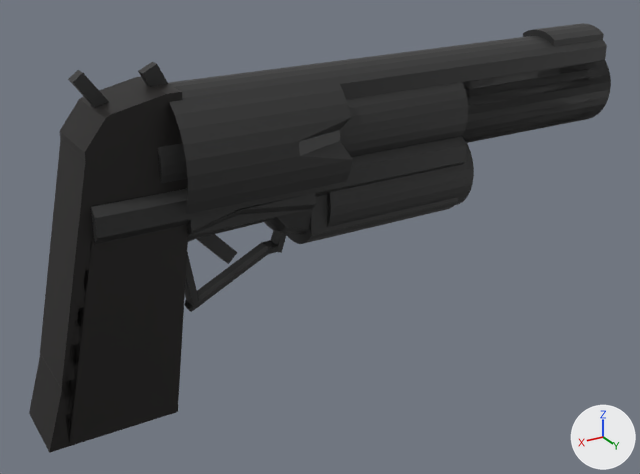
The Blender file project/Test/Assets/GUN/gun.blend, before and after one commit.
Rendered twice from a camera (50 mm lens) standing at (26.1, 31.6, 11.2) and looking at (7.4, 0.4, -4.4). Arrows for +X, +Y and +Z are at lower right; the lights stay in place.

Script lines for the objects in view, before the commit:
```python
me_cube = bpy.data.meshes.new('Cube')
me_cube.from_pydata(...)  # a box spanning x -1.0..1.0, y -1.0..1.0, z -1.0..1.0
me_cube.materials.append(mat_material_001)  # black #2c2c2c
me_cube_001 = bpy.data.meshes.new('Cube.001')
me_cube_001.from_pydata(...)  # 1030 vertices, 899 faces, 40 loose edges; spans x -10.7..64.5, y -8.9..12.2, z -7.9..4.7
me_cube_001.materials.append(mat_material_001)  # black #2c2c2c
me_cylinder_001 = bpy.data.meshes.new('Cylinder.001')
me_cylinder_001.from_pydata(...)  # a 32-sided cylinder along z spanning x -1.0..1.0, y -1.0..1.0, z -1.0..1.0
me_cylinder_001.materials.append(mat_material_001)  # black #2c2c2c
ob_cube = bpy.data.objects.new('Cube', me_cube_001)
ob_cube.location = (12.74, -0.03, -3.34)
ob_cube.rotation_euler = (0.079, 0.749, 0.0886)  # degrees (4.5, 43, 5.1)
ob_cube.scale = (-0.309, 0.288, 1.61)
ob_cube_003 = bpy.data.objects.new('Cube.003', me_cube)
ob_cube_003.location = (16.87, 0.21, 3.18)
ob_cube_003.rotation_euler = (0.0, 0.62, 0.0)  # degrees (0, 36, 0)
ob_cube_003.scale = (0.252, 0.278, 1.0)
ob_cylinder_001 = bpy.data.objects.new('Cylinder.001', me_cylinder_001)
ob_cylinder_001.location = (4.06, 0.16, -2.32)
ob_cylinder_001.rotation_euler = (0.0, 1.571, 0.0)  # degrees (0, 90, 0)
ob_cylinder_001.scale = (-2.0, -2.0, -3.85)
# also in view: 'Cylinder' at (4.4, 0.0, 0.7); 'Cube.001' at (17.3, 0.3, -3.4)
```
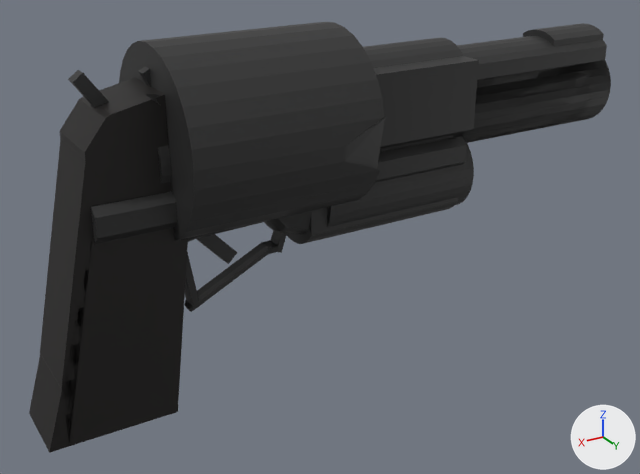
What differs and where, as boxes (x1, y1, x2, y2) in the pictures (640 x 474 px; the box of a moved part takes in the faces that stretch with it):
'Cylinder.002', added (black): after (119, 22, 386, 241)
part 1 of me_cube_001, moved or reshaped: before (168, 48, 608, 215); after (145, 37, 590, 162)

The change, as a list of edits to the scene's bpy script:
```text
Change me_cube_001:
    used by ob_cube; location = (12.74, -0.03, -3.34); rotation_euler = (0.079, 0.749, 0.0886), in degrees (4.5, 43, 5.1); scale = (-0.309, 0.288, 1.61)
    remove me_cube_001.from_pydata(...)  # 1030 vertices, 899 faces, 40 loose edges; spans x -10.7..64.5, y -8.9..12.2, z -7.9..4.7
    add me_cube_001.from_pydata(...)  # 1044 vertices, 868 faces, 46 loose edges; spans x -10.7..64.5, y -6.2..14.8, z -7.9..4.7
    me_cube_001 part 1
    78 vertices are removed from x 0.0..26.1, y -8.9..12.2, z -1.2..3.7
    143 faces are deleted
    1 vertex moves from x 11.0, y 5.1, z 3.1 to x 9.9, y 5.8, z 3.7
    51 vertices are added at x 0.6..56.4, y -6.2..14.8, z -6.9..4.4
    16 new vertices lie (-2.2, -0.1, 0.4) away from vertices in x 50.7..59.0, y -2.4..10.9, z -7.3..-5.6
    13 new vertices lie (1.0, 0.1, 0.2) away from vertices in x 9.0..42.6, y -2.6..8.4, z -2.3..3.7
    7 new vertices lie (-2.1, -0.1, 0.4) away from vertices in x 50.5..59.0, y -2.4..10.5, z -7.3..-5.6
    5 new vertices lie (-0.2, 3.5, 0.0) away from vertices in x 3.3..42.2, y 6.2..8.5, z -2.3..2.3
    6 loose edges are added
    112 new faces join them
Add me_cylinder_002:
    me_cylinder_002.from_pydata(...)  # 70 vertices, 37 faces, 1 loose edge; spans x -1.0..1.0, y -1.0..1.0, z -1.0..1.0
    me_cylinder_002.materials.append(mat_material_001)  # black #2c2c2c
Add ob_cylinder_002:
    ob_cylinder_002 = bpy.data.objects.new('Cylinder.002', me_cylinder_002)
    ob_cylinder_002.location = (10.67, 0.23, 1.08)
    ob_cylinder_002.rotation_euler = (0.0, 1.571, 0.0)  # degrees (0, 90, 0)
    ob_cylinder_002.scale = (3.85, 3.85, 4.08)
```
